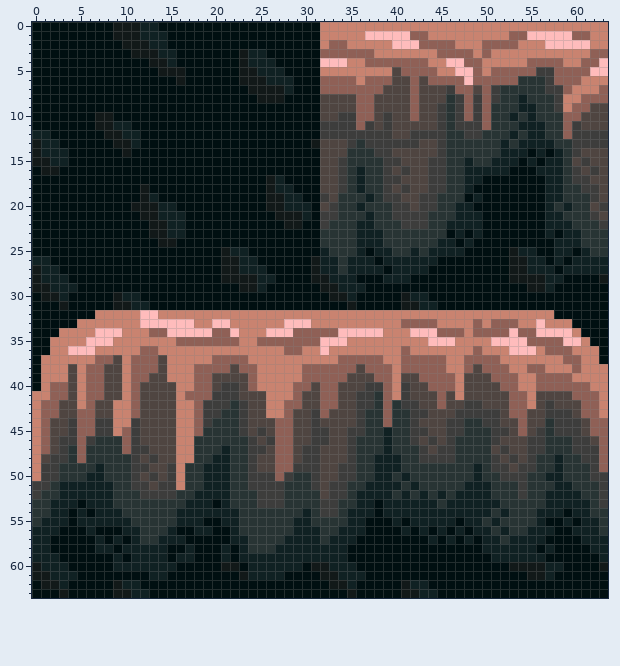
Pixel-art sprite: ExampleProject/assets/textures/terrain.png. This is how it looked before the edit.
The file is 64x64 pixels.
The same view after the edit:
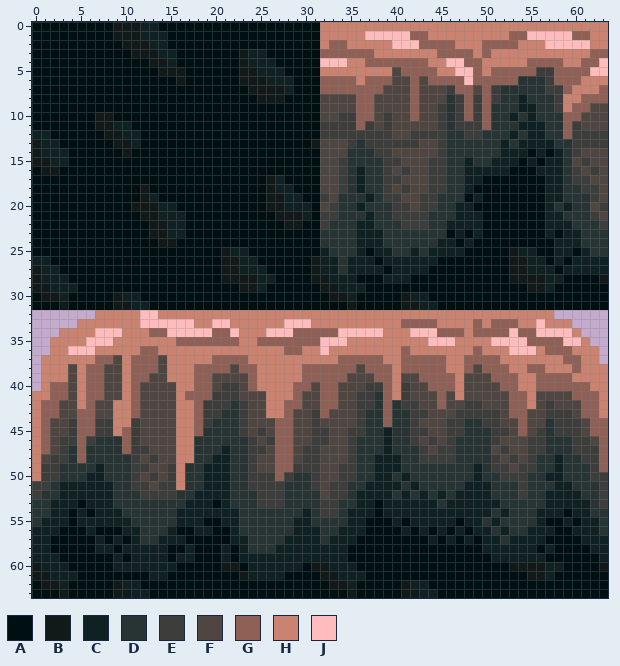
Palette (. is transparent): A #000f11  B #121919  C #102123  D #283434  E #3d3d3c  F #4f4541  G #8f6056  H #c98370  J #ffbcbc
What changed:
@@ x 0..63 @@
 31 AAABAAAAABBCCAAAAAAAAAAAAAAAAAAAAAABAAAAABBCCAAAAAAAAAAAAAAAAAAA
-32 AAAAAAAHHHHHJJHHHHHHHHHHHHHHHHHHHHHHHHHHHHHHHHHHHHHHHHHHHHAAAAAA
-33 AAAAAHHHHHHHJJJJJJHHJJHHHHHHJJJHHHHHHHHHHGGGGHHHHGHGGGHHJHHHAAAA
-34 AAAHHHHJJJHHHGGJJJJJGGJHHHJJJGGGGGJJJJJHHHJJJGGGHGGGGJGGJJJJHAAA
-35 AAHHHHJJJHHHHHHHGGGGGGGHHGGGGGGGJJJHHHHHHHHHJJJHHHHJJJJGGGGJJHAA
-36 AAHHJJJHHHHHGGHHHHHHHHHHHHHHGGHHJHHHHHHHHGHHHHHHHGHHHJJJHGGGHHHA
-37 AHHHHHHGGFHGGGFHHHHHGGGGHHHHHHHHHHGGGGGHHGGGGGHHGGGGHHHHHHHGGHHA
-38 AHHHFHGGFFHGGGFHHHGGGGFGGHHHHHGGGGGGFGGGHGGGGGHHGFGGGHHGGHHHGHHH
-39 AHHHFHGGFFHGGFFHHHGGFFFFGHHHHHGGGGGFFFGGHFFGGGGHFFFGGGHHGGGGHHHH
-40 AHGGFHGGFFHGFFFFHHGGFEEFGHHHHGGFGGFFFEEGHEFFGGGHFFFFGGHHGGGGGGHH
+32 .......HHHHHJJHHHHHHHHHHHHHHHHHHHHHHHHHHHHHHHHHHHHHHHHHHHH......
+33 .....HHHHHHHJJJJJJHHJJHHHHHHJJJHHHHHHHHHHGGGGHHHHGHGGGHHJHHH....
+34 ...HHHHJJJHHHGGJJJJJGGJHHHJJJGGGGGJJJJJHHHJJJGGGHGGGGJGGJJJJH...
+35 ..HHHHJJJHHHHHHHGGGGGGGHHGGGGGGGJJJHHHHHHHHHJJJHHHHJJJJGGGGJJH..
+36 ..HHJJJHHHHHGGHHHHHHHHHHHHHHGGHHJHHHHHHHHGHHHHHHHGHHHJJJHGGGHHH.
+37 .HHHHHHGGFHGGGFHHHHHGGGGHHHHHHHHHHGGGGGHHGGGGGHHGGGGHHHHHHHGGHH.
+38 .HHHFHGGFFHGGGFHHHGGGGFGGHHHHHGGGGGGFGGGHGGGGGHHGFGGGHHGGHHHGHHH
+39 .HHHFHGGFFHGGFFHHHGGFFFFGHHHHHGGGGGFFFGGHFFGGGGHFFFGGGHHGGGGHHHH
+40 .HGGFHGGFFHGFFFFHHGGFEEFGHHHHGGFGGFFFEEGHEFFGGGHFFFFGGHHGGGGGGHH
 41 HHGGFHGGFFHGFFFFHGGGEEEFFFHHHGFFGGFFEEDGHEFFFGFHFFFFFGGHFFFFGGGH
Changed places in both pictures, as pixel boxes (x1, y1, x2, y2):
erased: (32, 310, 95, 391)
erased: (554, 310, 608, 364)
